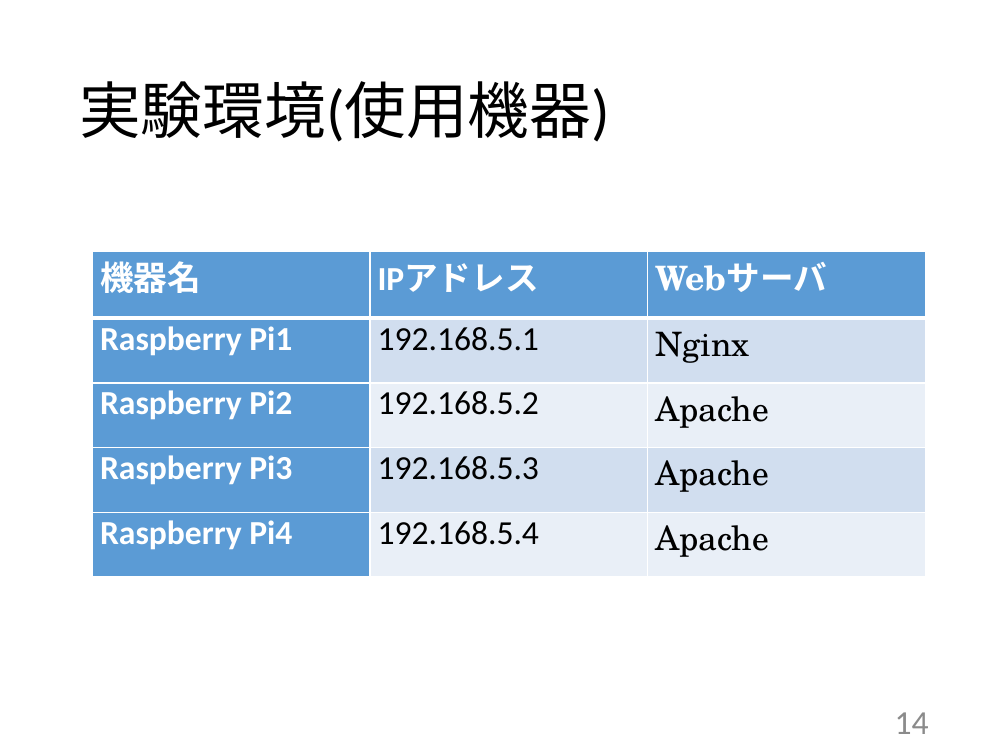
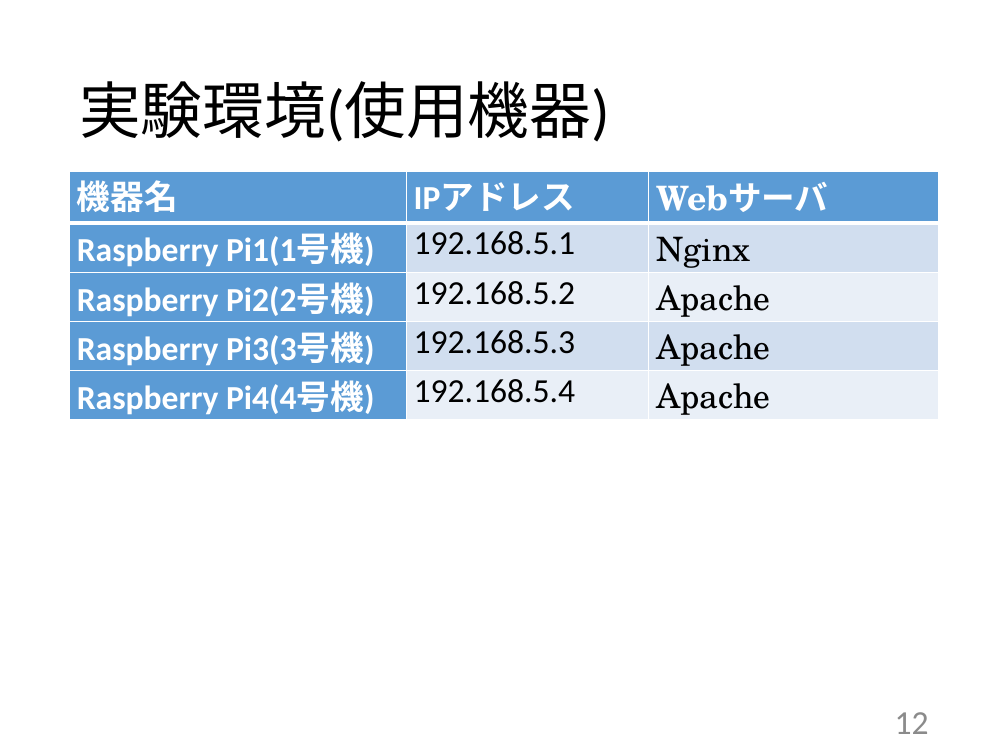
Before and after one commit to kait-takanolab/1821144-yoshii-thesis, a slide deck: slide 12 of 発表用スライド/1821144_卒研発表.pptx (slide 14 before the commit). Drawn at 1008x756 pixels with LibreOffice and Linux fonts; fonts in the diff are those of the drawing. Boxes give left, top, right and bottom in pixels: in the first picture for what was removed or moved away, otherwise in the second. Text is boxed around its words. In the diff, an @@ line names an element or a change of style, - is before the commit and + after.

```diff
--- a/発表用スライド/1821144_卒研発表.pptx
+++ b/発表用スライド/1821144_卒研発表.pptx
@@ table at [70, 171, 939, 419] @@
-row 2, column 1: Raspberry Pi1
+row 2, column 1: Raspberry Pi1(1号機)
-row 3, column 1: Raspberry Pi2
+row 3, column 1: Raspberry Pi2(2号機)
-row 4, column 1: Raspberry Pi3
+row 4, column 1: Raspberry Pi3(3号機)
-row 5, column 1: Raspberry Pi4
+row 5, column 1: Raspberry Pi4(4号機)
@@ table: place and size @@
-table at [93, 251, 924, 577]
+table at [70, 171, 939, 419]
@@ page number at [895, 712, 929, 734]: text changed @@
-14
+12
```
Also in this commit, not shown: 11 other slides changed, 1 slide added, 2 slides removed, 4 other files.
